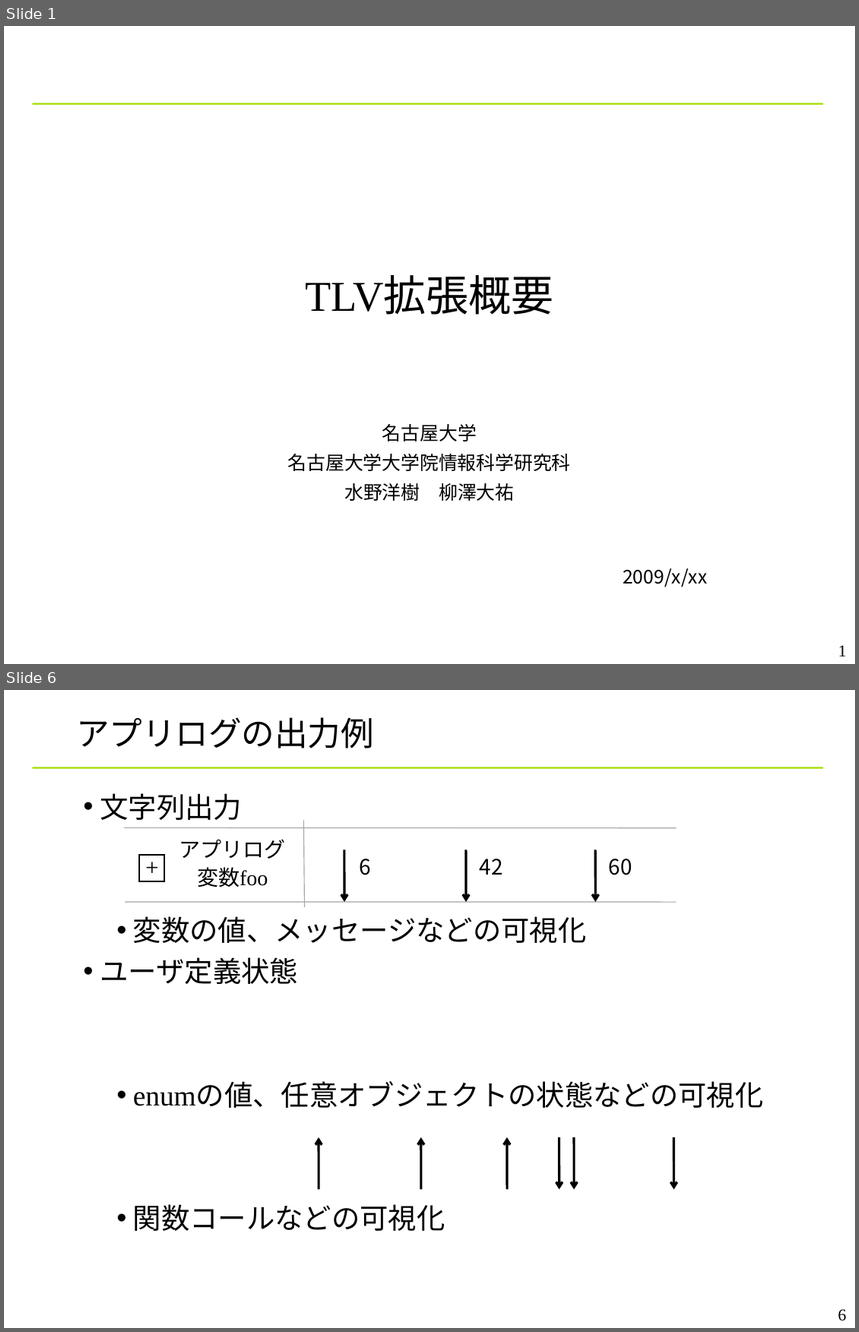
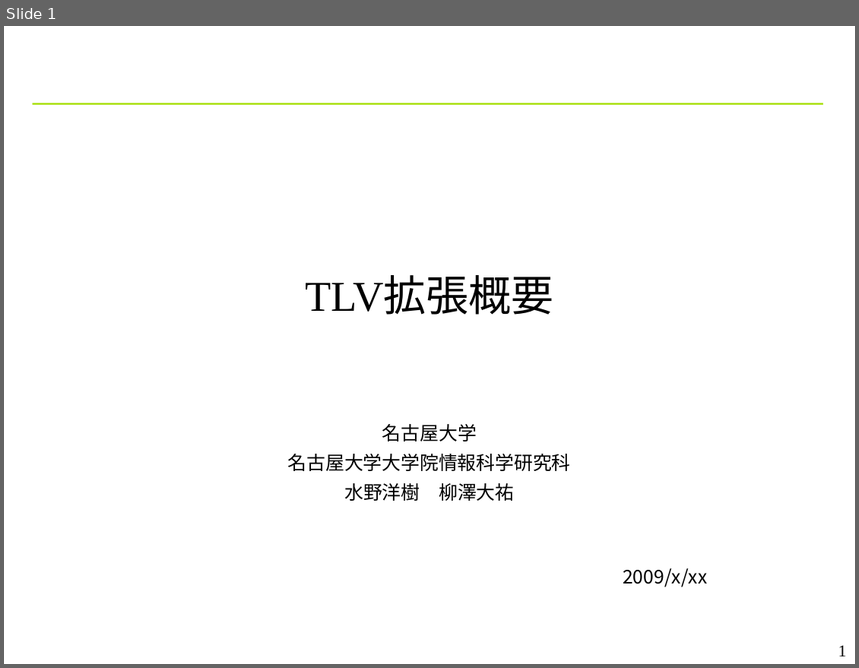
Before and after one commit to YixiaoLi/tlv4mc, a slide deck: doc/phase4/toppers_conference.ppt. Shown one above the other, each under a label of ours: slides 1 and 6 before the commit, slide 1 after it; the slides between them are not shown. The pictures are 859x1332 and 859x668 pixels, drawn with LibreOffice and Linux fonts; fonts in the diff are those of the drawing; background and template pictures are left out. Boxes give left, top, right and bottom in pixels: in the first picture for what was removed or moved away, otherwise in the second. Text is boxed around its words. In the diff, an @@ line names an element or a change of style, - is before the commit and + after.

```diff
--- a/doc/phase4/toppers_conference.ppt
+++ b/doc/phase4/toppers_conference.ppt
@@ slide 6 removed at (x1=4, y1=690, x2=855, y2=1328), background #FFFFFF; not listed: 1 template element that a slide beside it also shows @@
@@ title removed at (x1=76, y1=717, x2=373, y2=749) @@
-アプリログの出力例
@@ text removed at (x1=101, y1=793, x2=764, y2=1231) @@
-• 文字列出力
-  • 変数の値、メッセージなどの可視化
-• ユーザ定義状態
-  • enumの値、任意オブジェクトの状態などの可視化
-  • 関数コールなどの可視化
@@ group removed at (x1=124, y1=820, x2=677, y2=907): 4 texts, 3 lines, 3 arrows, 1 rectangle @@
-アプリログ
-変数foo
-+
-6
-42
-60
@@ arrow removed from (319, 1189) to (319, 1138) @@
@@ arrow removed from (421, 1189) to (421, 1138) @@
@@ arrow removed from (507, 1189) to (507, 1138) @@
@@ arrow removed from (559, 1138) to (559, 1189) @@
@@ arrow removed from (574, 1138) to (574, 1189) @@
@@ arrow removed from (674, 1138) to (674, 1189) @@
@@ page number removed at (x1=838, y1=1309, x2=847, y2=1322) @@
-6
```
Also in this commit, not shown: 5 slides changed, 4 slides added, 2 other slides removed.
